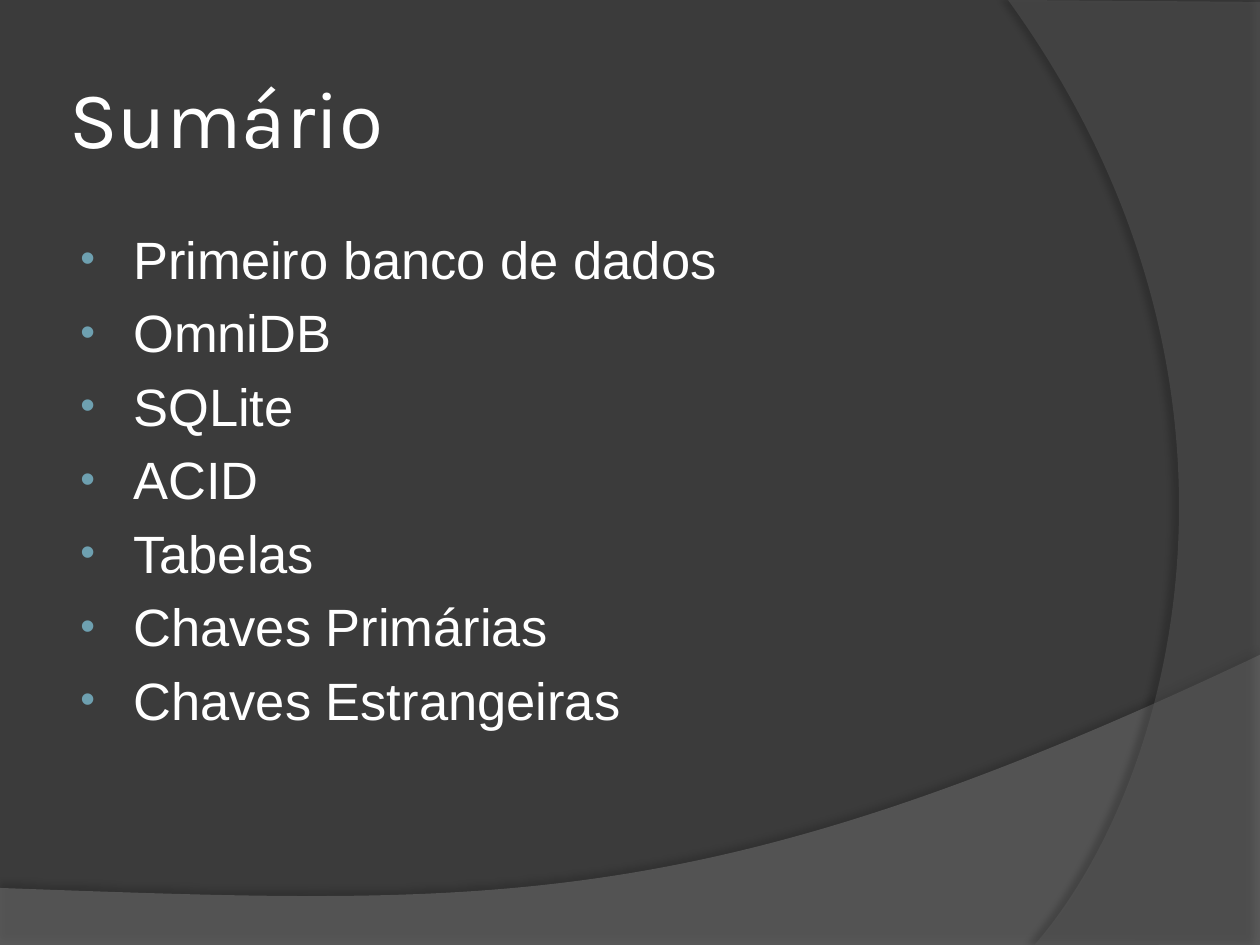
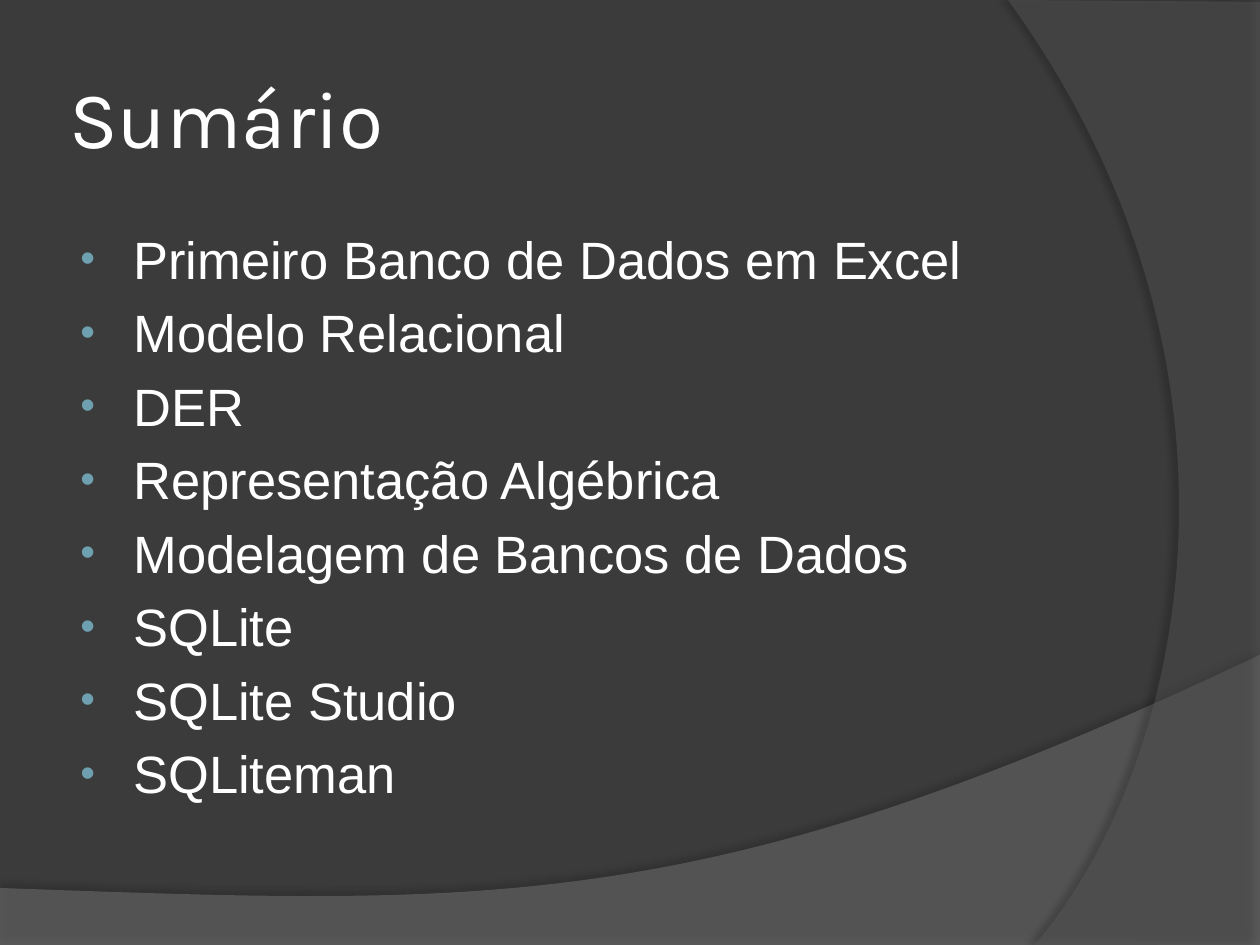
Before and after one commit to wind39/wind39.github.io, a slide deck: slide 2 of curso/modulo3capitulo2.pptx. Drawn at 1260x945 pixels with LibreOffice and Linux fonts; fonts in the diff are those of the drawing. Boxes give left, top, right and bottom in pixels: in the first picture for what was removed or moved away, otherwise in the second. Text is boxed around its words. In the diff, an @@ line names an element or a change of style, - is before the commit and + after.

```diff
--- a/curso/modulo3capitulo2.pptx
+++ b/curso/modulo3capitulo2.pptx
@@ text at bbox=[133, 241, 961, 584]: text changed @@
-• Primeiro banco de dados
-• OmniDB
+• Primeiro Banco de Dados em Excel
+• Modelo Relacional
+• DER
+• Representação Algébrica
+• Modelagem de Bancos de Dados
@@ text at bbox=[133, 682, 457, 803]: text changed @@
-• ACID
-• Tabelas
-• Chaves Primárias
-• Chaves Estrangeiras
+• SQLite Studio
+• SQLiteman
```
Also in this commit, not shown: 25 slides added, 16 other files.
